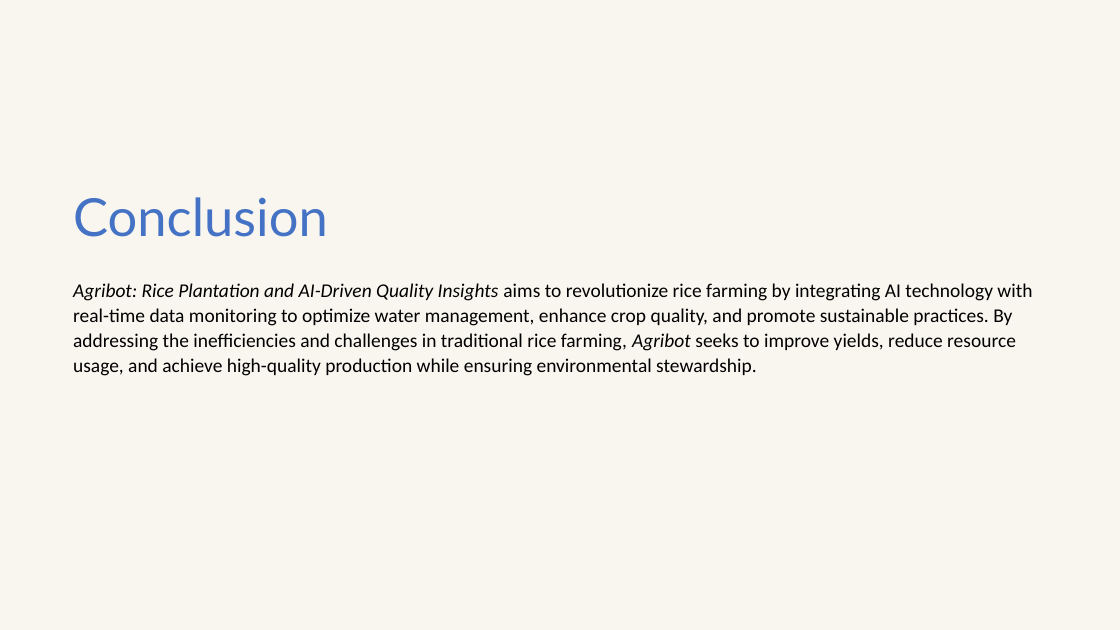
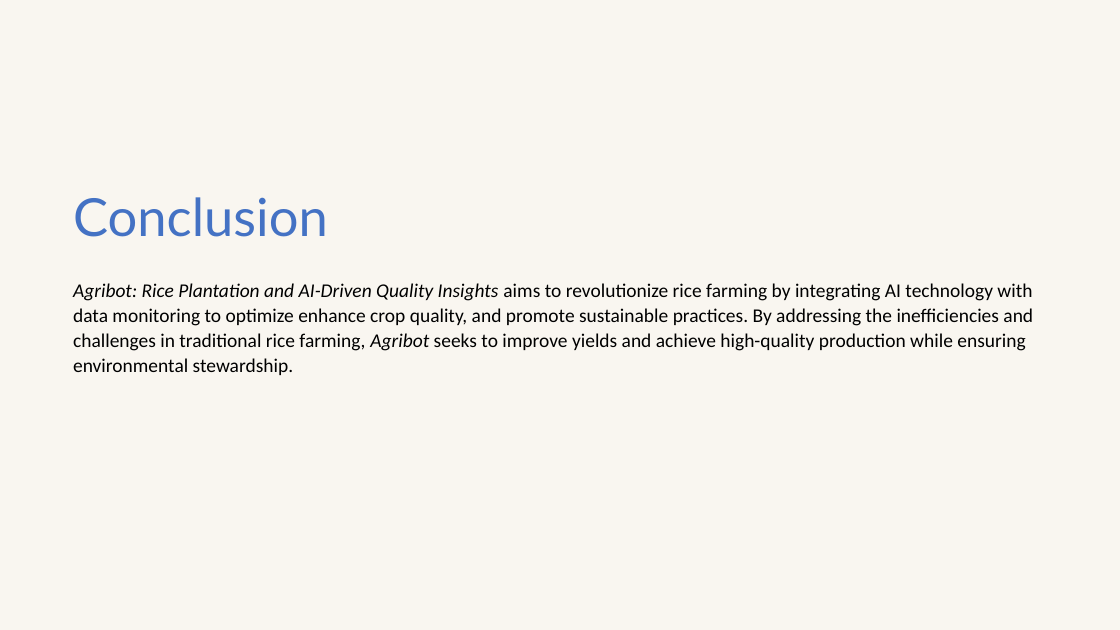
Before and after one commit to Vaibhav-1308/Agribot-Plantation-and-AI-Driven-Quality-Insights, a slide deck: slide 14 of PPT-R1-Agribot 2024-1.pptx. Drawn at 1120x630 pixels with LibreOffice and Linux fonts; fonts in the diff are those of the drawing. Boxes give left, top, right and bottom in pixels: in the first picture for what was removed or moved away, otherwise in the second. Text is boxed around its words. In the diff, an @@ line names an element or a change of style, - is before the commit and + after.

```diff
--- a/PPT-R1-Agribot 2024-1.pptx
+++ b/PPT-R1-Agribot 2024-1.pptx
@@ text at [73, 283, 1033, 375]: text changed @@
-Agribot: Rice Plantation and AI-Driven Quality Insights aims to revolutionize rice farming by integrating AI technology with real-time data monitoring to optimize water management, enhance crop quality, and promote sustainable practices. By addressing the inefficiencies and challenges in traditional rice farming, Agribot seeks to improve yields, reduce resource usage, and achieve high-quality production while ensuring environmental stewardship.
+Agribot: Rice Plantation and AI-Driven Quality Insights aims to revolutionize rice farming by integrating AI technology with data monitoring to optimize enhance crop quality, and promote sustainable practices. By addressing the inefficiencies and challenges in traditional rice farming, Agribot seeks to improve yields and achieve high-quality production while ensuring environmental stewardship.
```
Also in this commit, not shown: 7 other slides changed, 3 other files.
